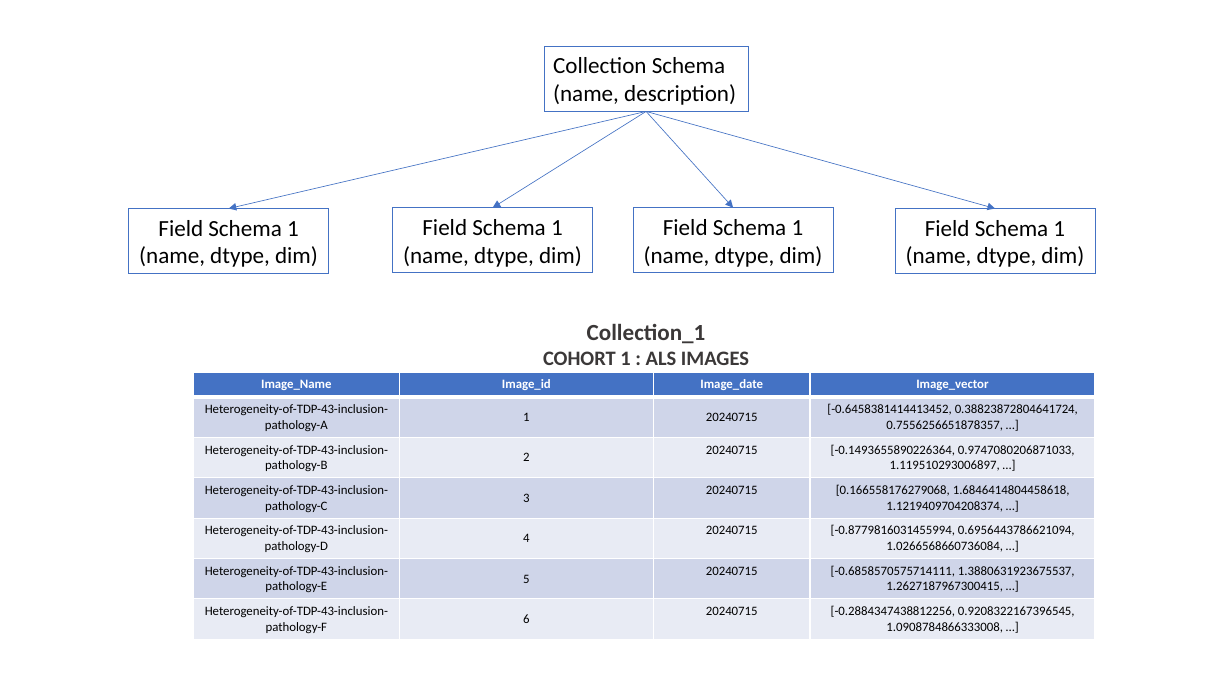
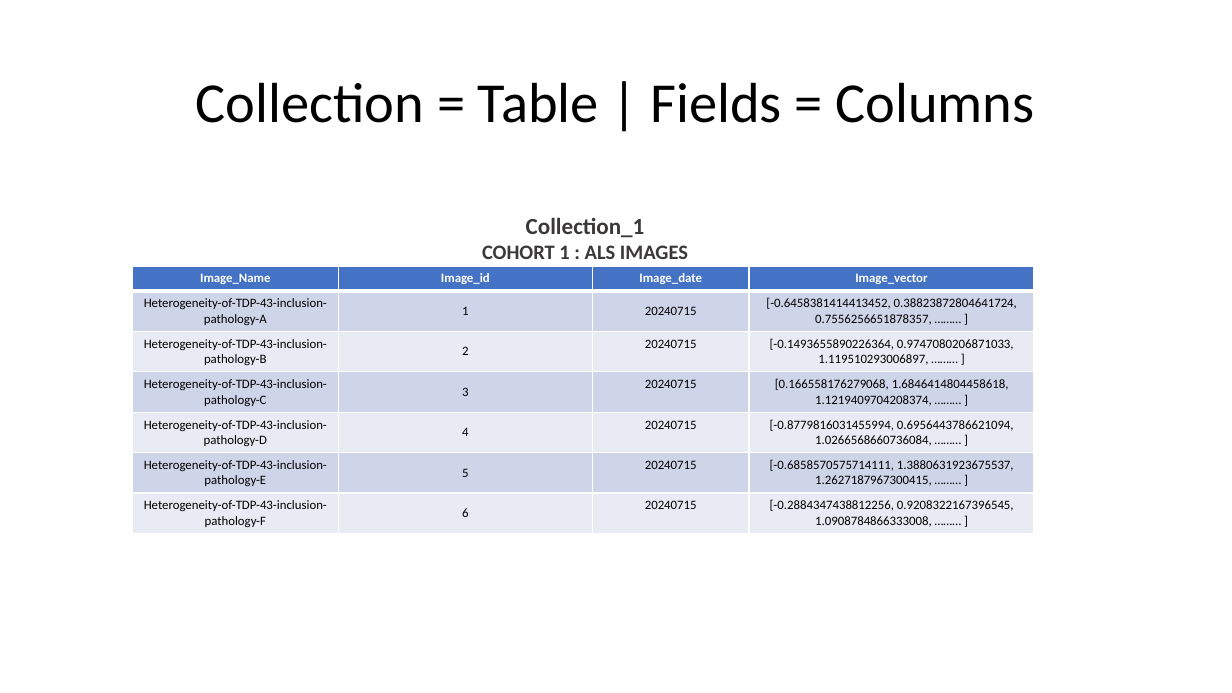
Before and after one commit to Jabbar-Campbell/Milvus-Vector-Databases, a slide deck: slide 3 of Collection Layout for ALS Disease Project.pptx (slide 2 before the commit). Drawn at 1232x693 pixels with LibreOffice and Linux fonts; fonts in the diff are those of the drawing. Boxes give left, top, right and bottom in pixels: in the first picture for what was removed or moved away, otherwise in the second. Text is boxed around its words. In the diff, an @@ line names an element or a change of style, - is before the commit and + after.

Commit message:
ppx

```diff
--- a/Collection Layout for ALS Disease Project.pptx
+++ b/Collection Layout for ALS Disease Project.pptx
@@ rectangle removed at (544,46,749,112) @@
-Collection Schema
-(name, description)
@@ title added at (196,82,1034,123), 44 pt, text #000000 @@
+Collection = Table | Fields = Columns
@@ arrow removed from (646, 112) to (229, 209) @@
@@ arrow removed from (646, 112) to (493, 208) @@
@@ arrow removed from (646, 112) to (733, 208) @@
@@ arrow removed from (646, 112) to (995, 209) @@
@@ text "Collection_1": place and size @@
-text "Collection_1" at (543,323,749,365)
+text "Collection_1" at (482,217,688,259)
@@ rectangle removed at (128,209,328,274) @@
-Field Schema 1
-(name, dtype, dim)
@@ rectangle removed at (393,208,592,274) @@
-Field Schema 1
-(name, dtype, dim)
@@ rectangle removed at (633,208,833,274) @@
-Field Schema 1
-(name, dtype, dim)
@@ rectangle removed at (896,209,1095,274) @@
-Field Schema 1
-(name, dtype, dim)
@@ table at (132,266,1033,532) @@
-row 2, column 4: [-0.6458381414413452, 0.38823872804641724, 0.7556256651878357, …]
+row 2, column 4: [-0.6458381414413452, 0.38823872804641724, 0.7556256651878357, ……… ]
-row 3, column 4: [-0.1493655890226364, 0.9747080206871033, 1.119510293006897, …]
+row 3, column 4: [-0.1493655890226364, 0.9747080206871033, 1.119510293006897, ……… ]
-row 4, column 4: [0.166558176279068, 1.6846414804458618, 1.1219409704208374, …]
+row 4, column 4: [0.166558176279068, 1.6846414804458618, 1.1219409704208374, ……… ]
-row 5, column 4: [-0.8779816031455994, 0.6956443786621094, 1.0266568660736084, …]
+row 5, column 4: [-0.8779816031455994, 0.6956443786621094, 1.0266568660736084, ……… ]
-row 6, column 4: [-0.6858570575714111, 1.3880631923675537, 1.2627187967300415, …]
+row 6, column 4: [-0.6858570575714111, 1.3880631923675537, 1.2627187967300415, ……… ]
-row 7, column 4: [-0.2884347438812256, 0.9208322167396545, 1.0908784866333008, …]
+row 7, column 4: [-0.2884347438812256, 0.9208322167396545, 1.0908784866333008, ……… ]
@@ table: place and size @@
-table at (193,372,1094,638)
+table at (132,266,1033,532)
```
Also in this commit, not shown: 4 slides added, 2 slides removed.
